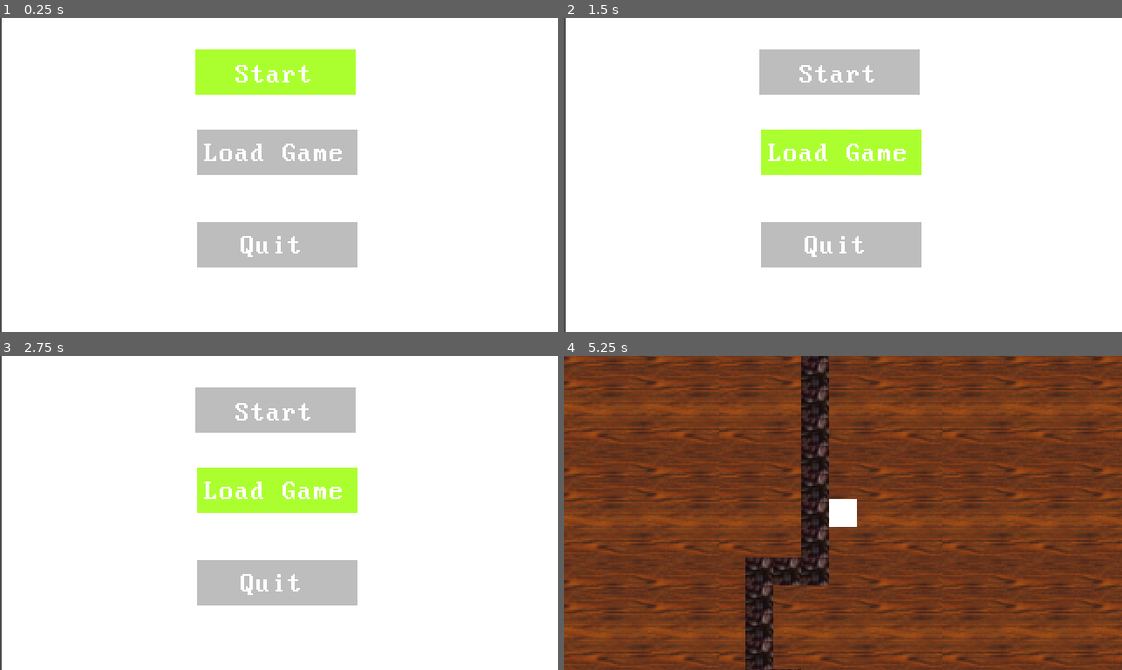
Above: before the commit, frames 1-4 (two rows, left to right).
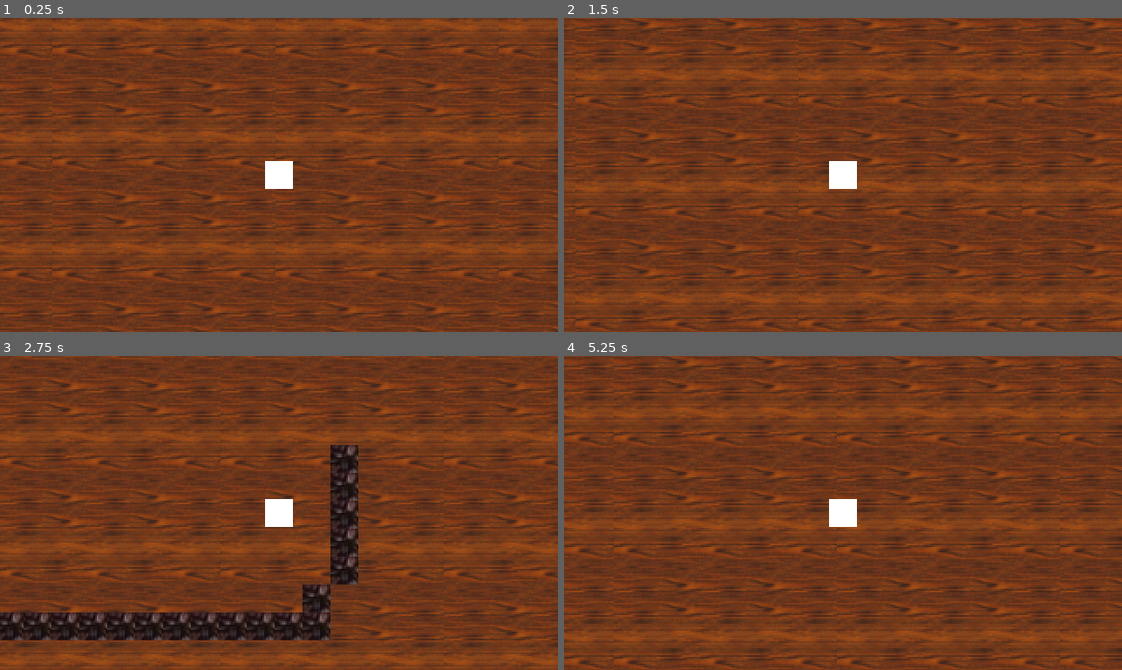
Above: after the commit, the same moments.

Repository: protodrew/MFGJ2021
Game: Godot game, scene res://Scenes/Main.tscn
Same seed, same stepped clock (60 frames per second), same inputs: the game is played once before the commit and once after it. Sound files missing from this copy of the repository are replaced by a short silence.
Inputs:
- Up to frame 1 (0.25 s): no input
- Up to frame 2 (1.5 s): tap Enter (ui_accept) at 0.5, 0.77 s; hold Right (ui_right) 0.53-1.28 s; hold Down (ui_down) from 1.28 s (still down)
- Up to frame 3 (2.75 s): tap Enter (ui_accept) at 1.52 s; release Down (ui_down) at 2.03 s; hold Right (ui_right) from 2.03 s (still down)
- Up to frame 4 (5.25 s): release Right (ui_right) at 2.78 s; hold Up (ui_up) 2.78-3.53 s; tap Enter (ui_accept) at 3.02, 3.77, 4.52 s; hold Left (ui_left) 3.53-5.03 s; tap R (ui_restart, bound only after the commit) at 4.15 s; hold Down (ui_down) from 5.03 s (still down)

The runs differ from the first frame. In frame 1, 100% of the frame differs, in the area x 0-100%, y 0-100%; in frame 2, 100%; in frame 3, 100%; in frame 4, 33%.
Error before the commit: Attempt to call function 'instance' in base 'null instance' on a null instance. (res://Scripts/StartMenu.gd:54)

Commit message:
detection and restart

Diff:
--- a/Levels/Level1.tscn
+++ b/Levels/Level1.tscn
@@ -1,10 +1,8 @@
-[gd_scene load_steps=9 format=2]
+[gd_scene load_steps=7 format=2]
 
 [ext_resource path="res://Scenes/Enemy.tscn" type="PackedScene" id=1]
 [ext_resource path="res://Scenes/Player.tscn" type="PackedScene" id=2]
-[ext_resource path="res://Scripts/Enemy.gd" type="Script" id=3]
 [ext_resource path="res://Art/wall.png" type="Texture" id=4]
-[ext_resource path="res://Scripts/Player.gd" type="Script" id=5]
 [ext_resource path="res://Art/floor.png" type="Texture" id=6]
 
 [sub_resource type="ConvexPolygonShape2D" id=1]
@@ -35,11 +33,10 @@
 
 [node name="Level 1" type="YSort"]
 
-[node name="Player" type="KinematicBody2D" parent="." groups=[
+[node name="Player" parent="." groups=[
 "player",
 ] instance=ExtResource( 2 )]
 position = Vector2( 371, 257 )
-script = ExtResource( 5 )
 
 [node name="TextureRect" type="TextureRect" parent="."]
 margin_left = -143.0
@@ -62,8 +59,7 @@
 format = 1
 tile_data = PoolIntArray( -131081, 0, 0, -131080, 0, 0, -131079, 0, 0, -131078, 0, 0, -131077, 0, 0, -131076, 0, 0, -13 …(4082 unchanged characters)…
 
-[node name="Enemy" type="KinematicBody2D" parent="." groups=[
+[node name="Enemy" parent="." groups=[
 "enemy",
 ] instance=ExtResource( 1 )]
 position = Vector2( 13, 206 )
-script = ExtResource( 3 )
--- /dev/null
+++ b/Levels/Restart.tscn
@@ -0,0 +1,36 @@
+[gd_scene load_steps=2 format=2]
+
+[ext_resource path="res://Font.tres" type="DynamicFont" id=1]
+
+[node name="Restart" type="YSort"]
+
+[node name="ColorRect" type="ColorRect" parent="."]
+margin_top = -0.629959
+margin_right = 320.0
+margin_bottom = 179.37
+color = Color( 0, 0, 0, 1 )
+__meta__ = {
+"_edit_use_anchors_": false
+}
+
+[node name="Label" type="Label" parent="."]
+margin_left = 119.063
+margin_top = 67.0908
+margin_right = 191.063
+margin_bottom = 83.0908
+custom_fonts/font = ExtResource( 1 )
+text = "You Lose"
+__meta__ = {
+"_edit_use_anchors_": false
+}
+
+[node name="Label" type="Label" parent="Label"]
+margin_left = -36.8527
+margin_top = 26.1433
+margin_right = 125.147
+margin_bottom = 42.1433
+custom_fonts/font = ExtResource( 1 )
+text = "Press R to Restart"
+__meta__ = {
+"_edit_use_anchors_": false
+}
--- /dev/null
+++ b/Scenes/AHA.tscn
@@ -0,0 +1,7 @@
+[gd_scene load_steps=2 format=2]
+
+[ext_resource path="res://Art/AHA.png" type="Texture" id=1]
+
+[node name="AHA" type="Sprite"]
+position = Vector2( 0, -25 )
+texture = ExtResource( 1 )
--- /dev/null
+++ b/Scenes/huh.tscn
@@ -0,0 +1,7 @@
+[gd_scene load_steps=2 format=2]
+
+[ext_resource path="res://Art/huh.png" type="Texture" id=1]
+
+[node name="huh" type="Sprite"]
+position = Vector2( 0, -25 )
+texture = ExtResource( 1 )
--- a/Scripts/Enemy.gd
+++ b/Scripts/Enemy.gd
@@ -1,6 +1,29 @@
 extends KinematicBody2D
+
+var inview = false
+var question = preload("res://Scenes/huh.tscn").instance()
+var exclamation = preload("res://Scenes/AHA.tscn").instance()
+var count = 80
+
+func _process(delta):
+	if inview == false:
+		if count < 80:
+			count += 1
+	else:
+		count -= 1
+
+	if count == 0:
+		get_parent().get_parent().restart(get_parent().name.substr(get_parent().name.length() - 1, 1))
 
 
 func _on_Area2D_body_entered(body):
 	if body.is_in_group("player"):
-		print('piss')
+		inview = true
+		remove_child(question)
+		var huh = add_child(exclamation)
+
+func _on_Area2D_body_exited(body):
+	if body.is_in_group("player"):
+		inview = false
+		remove_child(exclamation)
+		var huh = add_child(question)
--- a/Scripts/Main.gd
+++ b/Scripts/Main.gd
@@ -1,12 +1,35 @@
 extends Node2D
 
-var lvl1 = preload("res://Levels/Level1.tscn").instance()
-var menu = preload("res://Levels/StartMenu.tscn").instance()
-# Called when the node enters the scene tree for the first time.
+var lvl1 = "res://Levels/Level1.tscn"
+var menu = "res://Levels/StartMenu.tscn"
+var restart = "res://Levels/Restart.tscn"
+var checkpoint = "-1";
+
 func _ready():
-	add_child(menu)
+	change("1")
+
+func _process(delta):
+	if Input.is_action_just_pressed("ui_restart") and checkpoint != "-1":
+		change(checkpoint)
 
 func change(var lvl):
-	if lvl == "1":
-		remove_child(menu)
-		add_child(lvl1)
+	match lvl:
+		"0":
+			clear()
+			add_child(load(menu).instance())
+		"1":
+			clear()
+			add_child(load(lvl1).instance())
+		99:
+			clear()
+			add_child(load(restart).instance())
+
+
+func restart(level):
+		checkpoint = level
+		change(99)
+
+
+func clear():
+	for n in self.get_children():
+		self.remove_child(n)
--- a/project.godot
+++ b/project.godot
@@ -45,6 +45,14 @@
 "svg/scale": 1.0
 }
 
+[input]
+
+ui_restart={
+"deadzone": 0.5,
+"events": [ Object(InputEventKey,"resource_local_to_scene":false,"resource_name":"","device":0,"alt":false,"shift":false,"control":false,"meta":false,"command":false,"pressed":false,"scancode":82,"unicode":0,"echo":false,"script":null)
+ ]
+}
+
 [physics]
 
 common/enable_pause_aware_picking=true
Binary file added: Art/AHA.png
Not shown, added: Art/AHA.png.import
Binary file added: Art/huh.png
Not shown, added: Art/huh.png.import
